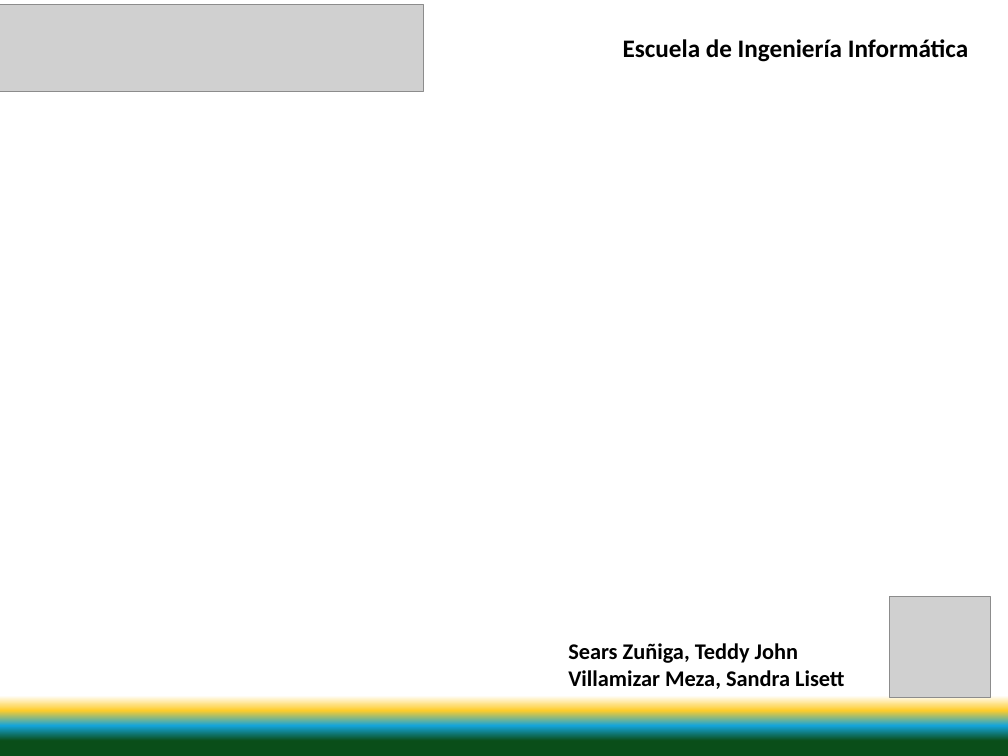
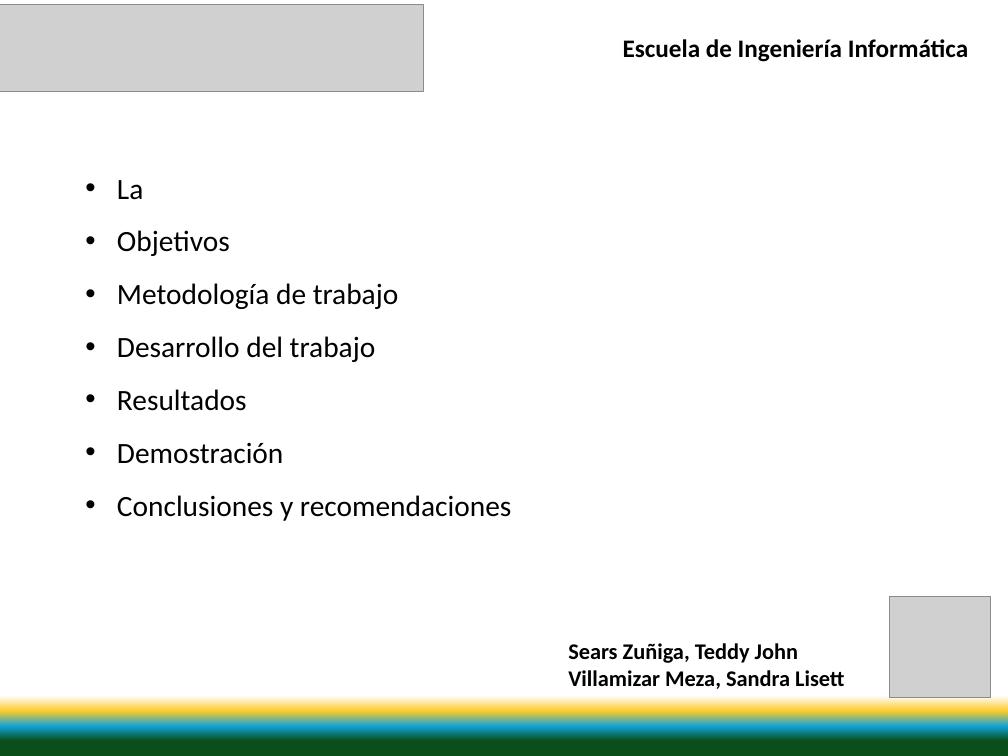
Before and after one commit to svillami/SanTed, a slide deck: slide 2 of Documentacion/Presentacion/Presentacion V1.0.pptx. Drawn at 1008x756 pixels with LibreOffice and Linux fonts; fonts in the diff are those of the drawing; grey boxes stand for pictures. Boxes give left, top, right and bottom in pixels: in the first picture for what was removed or moved away, otherwise in the second. Text is boxed around its words. In the diff, an @@ line names an element or a change of style, - is before the commit and + after.

```diff
--- a/Documentacion/Presentacion/Presentacion V1.0.pptx
+++ b/Documentacion/Presentacion/Presentacion V1.0.pptx
@@ text added at <box>117,180,511,521</box>, 21 pt, text #000000 @@
+  • La
+  • Objetivos
+  • Metodología de trabajo
+  • Desarrollo del trabajo
+  • Resultados
+  • Demostración
+  • Conclusiones y recomendaciones
```
Also in this commit, not shown: 3 other slides changed, 2 other files.
